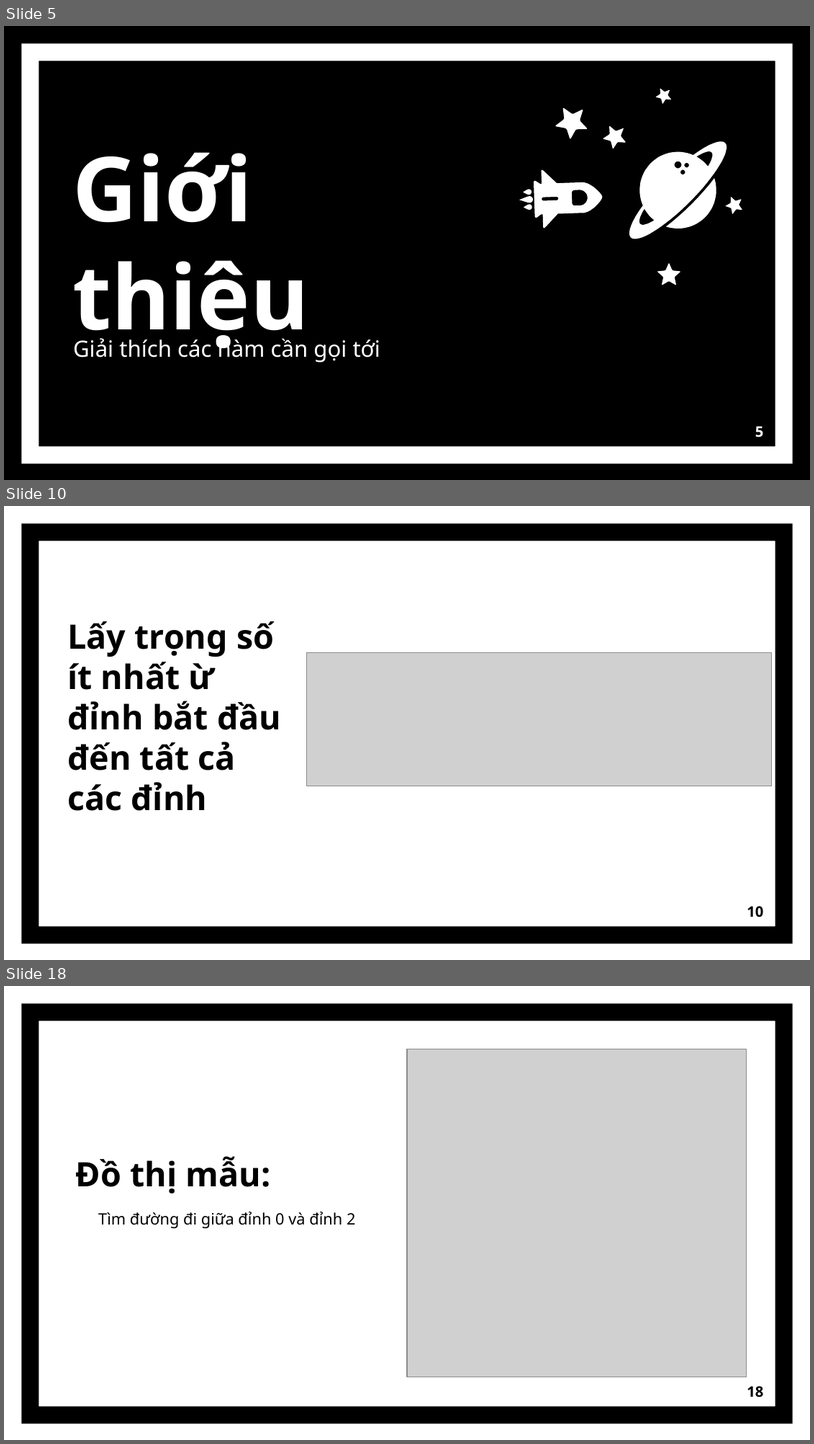
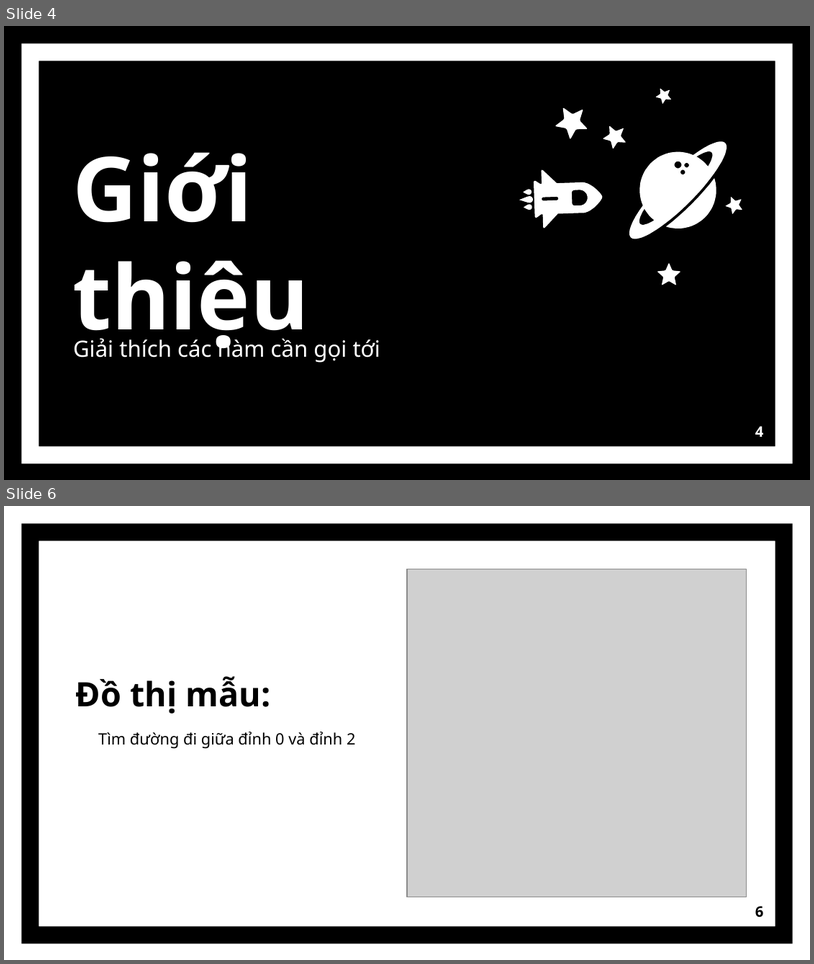
Before and after one commit to baobaote00/ltdt, a slide deck: LTDT.pptx. Shown one above the other, each under a label of ours: slides 5, 10 and 18 before the commit, slides 4 and 6 after it; the slides between them are not shown. The pictures are 814x1444 and 814x964 pixels, drawn with LibreOffice and Linux fonts; fonts in the diff are those of the drawing; grey boxes stand for pictures. Boxes give left, top, right and bottom in pixels: in the first picture for what was removed or moved away, otherwise in the second. Text is boxed around its words. In the diff, an @@ line names an element or a change of style, - is before the commit and + after.

```diff
--- a/LTDT.pptx
+++ b/LTDT.pptx
@@ slide 10 removed at box(4, 506, 810, 960), background #FFFFFF; not listed: 1 template element that a slide beside it also shows @@
@@ freeform shape removed at box(675, 569, 747, 628) @@
@@ freeform shape removed at box(698, 593, 722, 616) @@
@@ text removed at box(67, 621, 281, 811) @@
-Lấy trọng số ít nhất ừ đỉnh bắt đầu đến tất cả các đỉnh
@@ picture removed at box(307, 653, 772, 786) @@
@@ page number removed at box(747, 906, 764, 917) @@
-10
@@ what was slide 5 is now slide 4 @@
@@ page number at box(756, 426, 764, 436): text changed @@
-5
+4
@@ what was slide 18 is now slide 6 @@
@@ page number at box(756, 906, 764, 917): text changed @@
-18
+6
```
Also in this commit, not shown: 2 slides changed, 2 slides added, 12 other slides removed, 1 other file.
